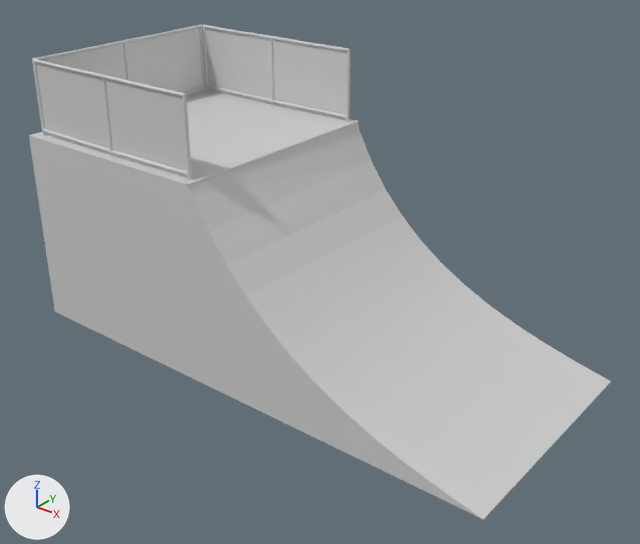
What one commit did to the COLLADA model RampUp/art.scnassets/quarter.dae.
Both versions are drawn from a camera (50 mm lens) standing at (1.85, -2.28, 1.73) and looking at (0.07, -0.05, 0.35). Lighting does not change. The marker at lower left points along +X, +Y and +Z. Where no turn or scale is listed for an object, it has been applied to the vertices.

The scene before the commit, as lines of its bpy script (objects in view):
```python
me_fance_wire_225198087 = bpy.data.meshes.new('fance_wire_225198087')
me_fance_wire_225198087.from_pydata(...)  # 591 vertices, 1032 faces; spans x -0.963..-0.166, y -0.427..0.434, z 0.74..1.029
me_fance_wire_225198087.materials.append(mat_wire_225198087)  # light grey #d1d1d1
me_object03_01___default = bpy.data.meshes.new('Object03_01___Default')
me_object03_01___default.from_pydata(...)  # 48 vertices, 81 faces; spans x -0.99..0.99, y -0.46..0.46, z 0.0..0.75
me_object03_01___default.materials.append(mat_1___default)  # light grey #d1d1d1
ob_fance_wire_225198087 = bpy.data.objects.new('fance_wire_225198087', me_fance_wire_225198087)
ob_fance_wire_225198087.location = (0.0, 0.0, 0.0)
ob_object03_01___default = bpy.data.objects.new('Object03_01___Default', me_object03_01___default)
ob_object03_01___default.location = (0.0, 0.0, 0.0)
```
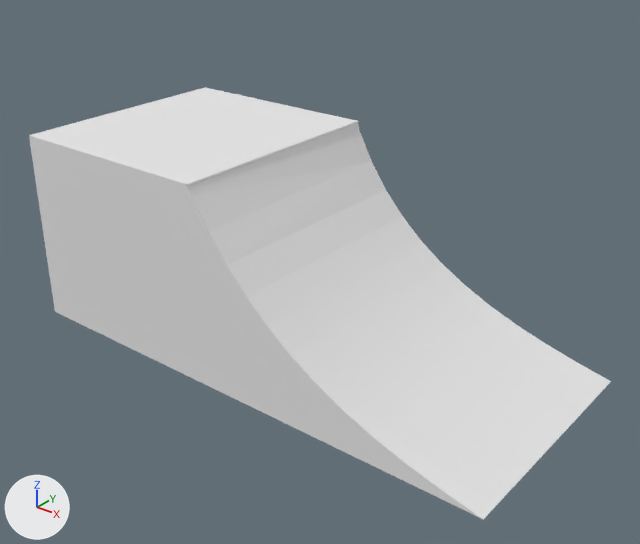
Location of each change, [x1, y1, x2, y2] in pixels of the pictures (640 x 544 px; the box of a moved part takes in the faces that stretch with it):
'fance_wire_225198087', deleted: before [32, 24, 350, 180]
part 1 of me_object03_01___default, moved or reshaped: [186, 120, 357, 186] in both
part 2 of me_object03_01___default, recoloured (grey to white): [29, 87, 611, 520] in both

The edits, one by one:
Material 'quarter' (mat_quarter) is new.
Its base color is (0.8, 0.8, 0.8) (white #e7e7e7).
Its roughness is 0.9.
me_object03_01___default has 48 vertices, 81 faces and spans x -0.99..0.99, y -0.46..0.46, z 0.0..0.75.
me_object03_01___default is used by ob_object03_01___default; location (0.0, 0.0, 0.0).
Part 1, on me_object03_01___default:
7 faces are deleted.
7 new faces join them.
me_object03_01___default part 2: 76 faces spanning x -0.99..0.99, y -0.46..0.46, z 0.0..0.75 switch from mat_1___default (light grey #d1d1d1) to mat_quarter (white #e7e7e7).
Object 'fance_wire_225198087' (ob_fance_wire_225198087) is deleted.
